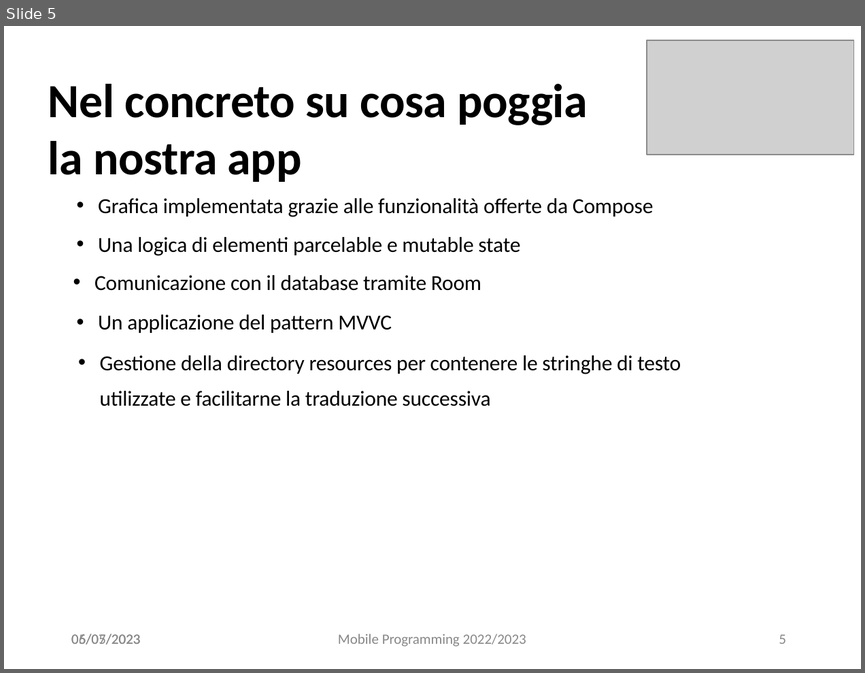
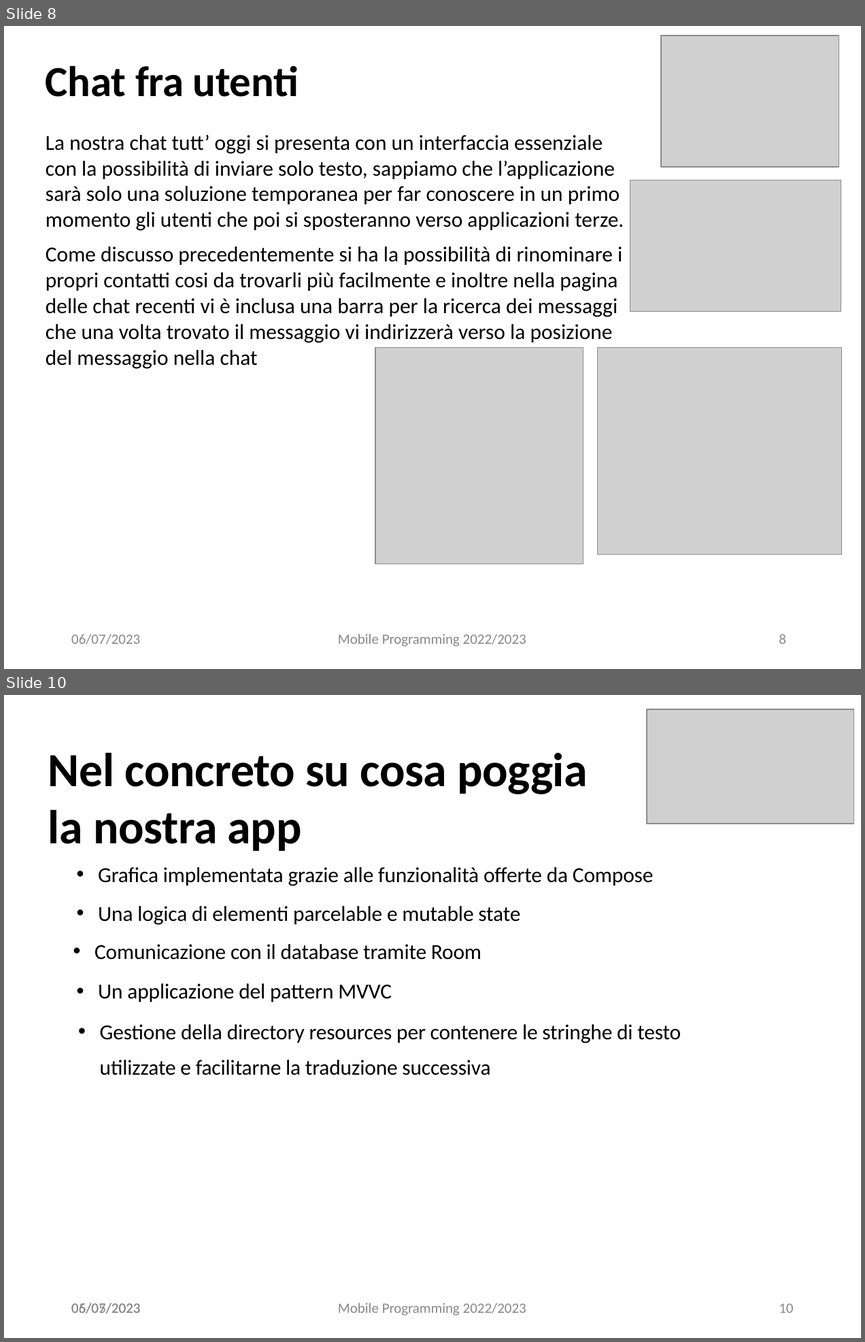
Before and after one commit to projectISPW/LetMeKnowMP, a slide deck: presentazione.pptx. Shown one above the other, each under a label of ours: slide 5 before the commit, slides 8 and 10 after it; the slides between them are not shown. The pictures are 865x673 and 865x1342 pixels, drawn with LibreOffice and Linux fonts; fonts in the diff are those of the drawing; grey boxes stand for pictures. Boxes give left, top, right and bottom in pixels: in the first picture for what was removed or moved away, otherwise in the second. Text is boxed around its words. In the diff, an @@ line names an element or a change of style, - is before the commit and + after.

Commit message:
presentate funzionalita app

```diff
--- a/presentazione.pptx
+++ b/presentazione.pptx
@@ slide 8 added at [4, 26, 861, 669], background #FFFFFF @@
@@ picture added at [661, 36, 839, 167] @@
@@ title added at [45, 65, 298, 97], 36 pt, text #000000, bold @@
+Chat fra utenti
@@ text added at [45, 135, 623, 369], 18 pt, text #000000 @@
+  La nostra chat tutt’ oggi si presenta con un interfaccia essenziale con la possibilità di inviare solo testo, sappiamo che l’applicazione sarà solo una soluzione temporanea per far conoscere in un primo momento gli utenti che poi si sposteranno verso applicazioni terze.
+  Come discusso precedentemente si ha la possibilità di rinominare i propri contatti cosi da trovarli più facilmente e inoltre nella pagina delle chat recenti vi è inclusa una barra per la ricerca dei messaggi che una volta trovato il messaggio vi indirizzerà verso la posizione del messaggio nella chat
@@ picture added at [630, 180, 840, 312] @@
@@ picture added at [375, 347, 583, 564] @@
@@ picture added at [597, 347, 841, 554] @@
@@ text added at [71, 633, 140, 644], 12 pt, text #888888 @@
+06/07/2023
@@ text added at [338, 633, 526, 646], 12 pt, text #888888 @@
+Mobile Programming 2022/2023
@@ page number added at [779, 634, 786, 643], 12 pt, text #888888 @@
+8
@@ what was slide 5 is now slide 10 @@
@@ page number at [779, 1303, 793, 1312]: text changed @@
-5
+10
```
Also in this commit, not shown: 3 slides changed, 5 other slides added, 1 slide removed.
